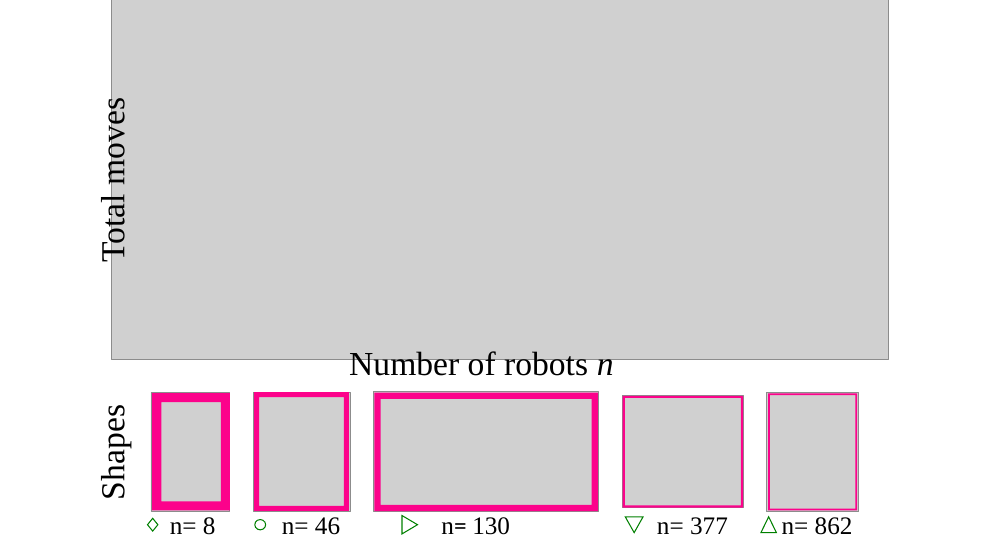
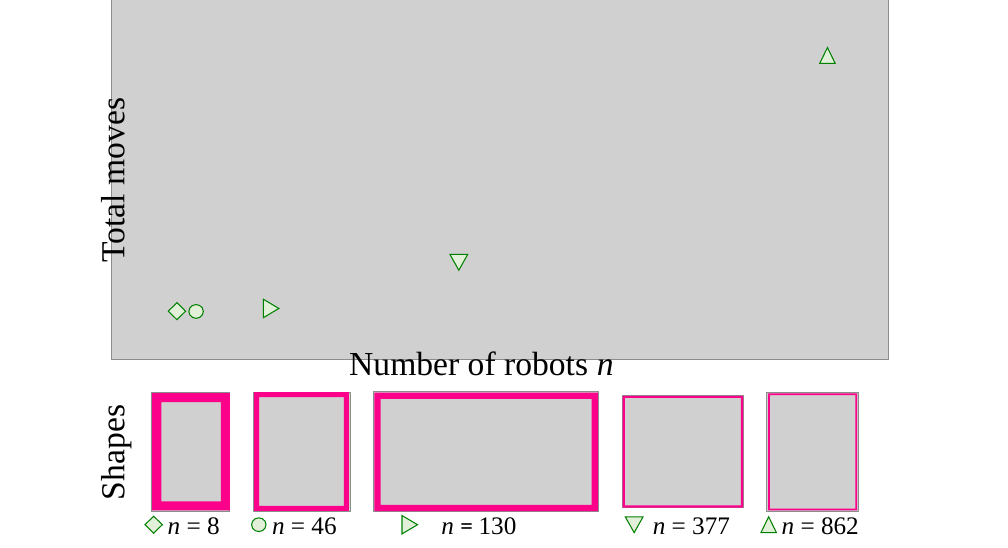
Before and after one commit to aabecker/SwarmPublications, a slide deck: slide 1 of RA-L/pictures/pdf/5diagramsplots2.pptx. Drawn at 1008x548 pixels with LibreOffice and Linux fonts; fonts in the diff are those of the drawing; grey boxes stand for pictures. Boxes give left, top, right and bottom in pixels: in the first picture for what was removed or moved away, otherwise in the second. Text is boxed around its words. In the diff, an @@ line names an element or a change of style, - is before the commit and + after.

```diff
--- a/RA-L/pictures/pdf/5diagramsplots2.pptx
+++ b/RA-L/pictures/pdf/5diagramsplots2.pptx
@@ triangle added at [820,48,835,64], fill #E2F0D9, outline #008000 1 pt @@
@@ triangle added at [450,254,468,270], fill #E2F0D9, outline #008000 1 pt @@
@@ triangle added at [264,299,279,318], fill #E2F0D9, outline #008000 1 pt @@
@@ diamond added at [169,302,186,319], fill #E2F0D9, outline #008000 1 pt @@
@@ ellipse added at [189,305,203,318], fill #E2F0D9, outline #008000 1 pt @@
@@ diamond added at [145,516,163,533], fill #E2F0D9, outline #008000 1 pt @@
@@ text at [168,517,220,535]: spaces changed @@
-n= 8
+n = 8
@@ fill #FFFFFF to #E2F0D9 in 4 elements at [402,516,417,534], [761,517,777,533], [625,517,644,533], [252,518,266,532] @@
@@ text at [272,517,336,535]: spaces changed @@
-n= 46
+n = 46
@@ text at [441,517,517,535]: spaces changed @@
-n= 130
+n = 130
@@ text at [653,517,730,535]: spaces changed @@
-n= 377
+n = 377
@@ text at [782,517,859,535]: spaces changed @@
-n= 862
+n = 862
```
Also in this commit, not shown: 6 other files.
